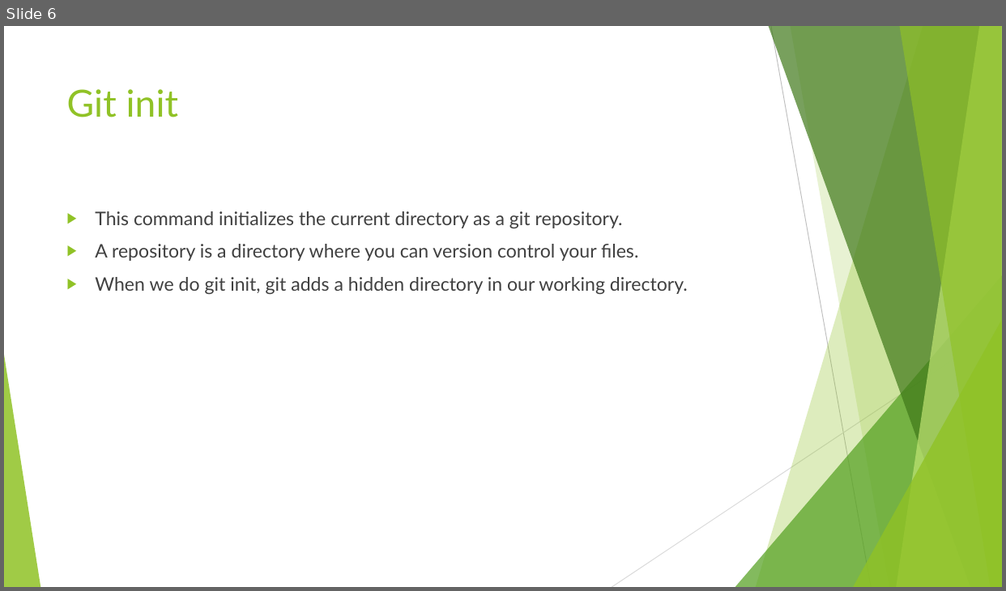
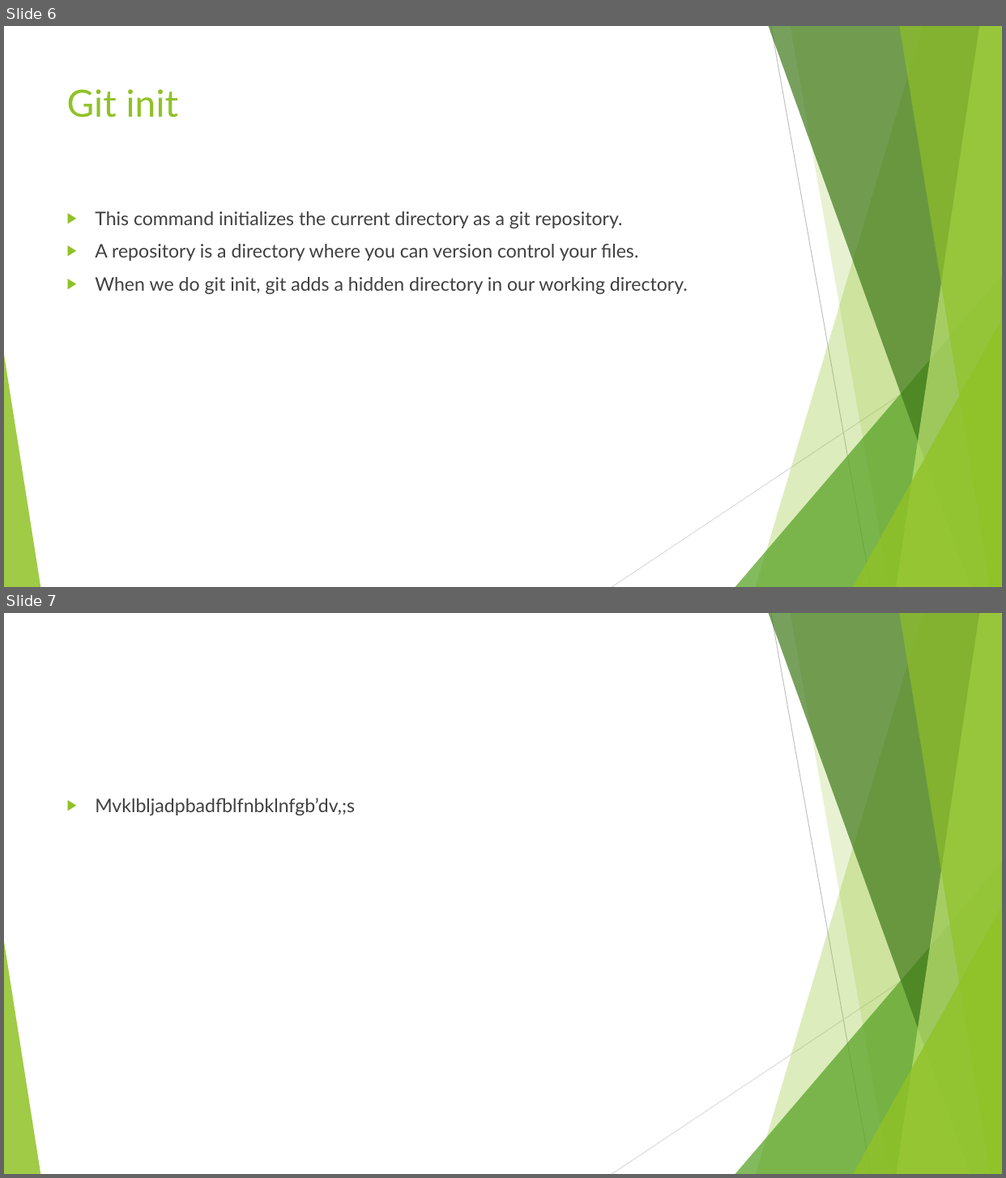
Before and after one commit to Gautam0401/My-Repo, a slide deck: GIT.pptx. Shown one above the other, each under a label of ours: slide 6 before the commit, slides 6 and 7 after it. The pictures are 1006x591 and 1006x1178 pixels, drawn with LibreOffice and Linux fonts; fonts in the diff are those of the drawing. Boxes give left, top, right and bottom in pixels: in the first picture for what was removed or moved away, otherwise in the second. Text is boxed around its words. In the diff, an @@ line names an element or a change of style, - is before the commit and + after.

```diff
--- a/GIT.pptx
+++ b/GIT.pptx
@@ slide 7 added at (4,613,1002,1174), background #FFFFFF; not listed: 10 template elements that a slide beside it also shows @@
@@ text added at (95,798,355,815), 18 pt, text #404040 @@
+▶ Mvklbljadpbadfblfnbklnfgb’dv,;s
```
Also in this commit, not shown: 1 other slide added.
